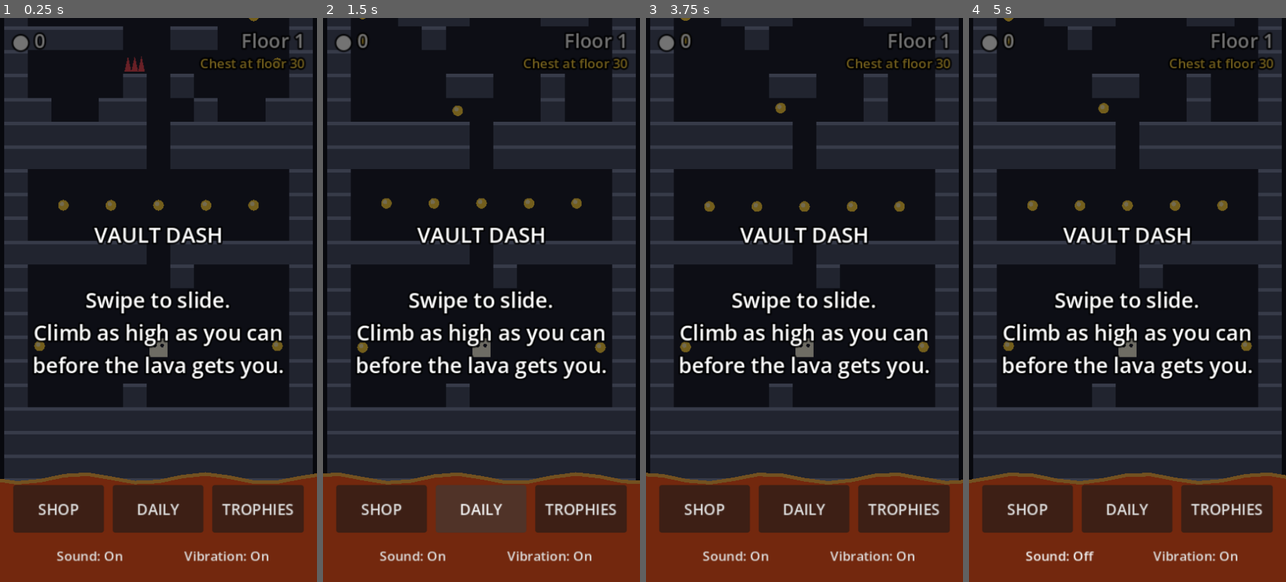
Above: before the commit, frames 1-4 (left to right).
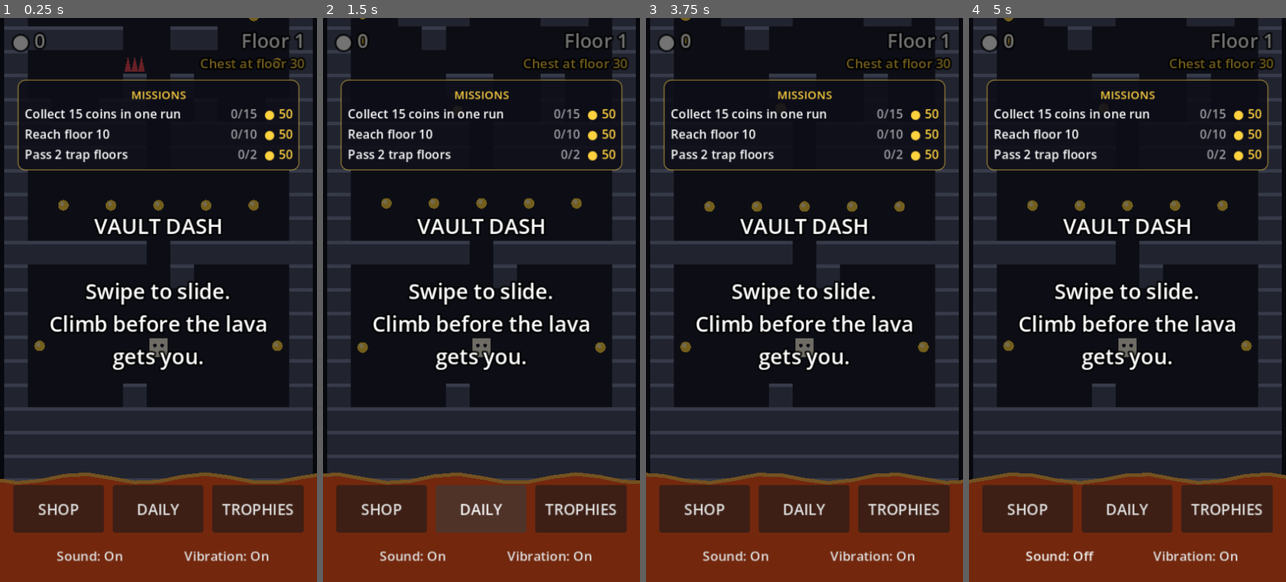
Above: after the commit, the same moments.

Repository: erelcaferm/vault-dash
Game: Godot game, scene res://scenes/main.tscn
Same seed, same stepped clock (60 frames per second), same inputs: the game is played once before the commit and once after it.
Inputs:
- Up to frame 1 (0.25 s): no input
- Up to frame 2 (1.5 s): click "DAILY" at 0.5 s; click "ENDLESS" at 1.25 s
- Up to frame 3 (3.75 s): click "SHOP" at 2 s; click "TROPHIES" at 2.75 s; click "Vibration: On" at 3.5 s
- Up to frame 4 (5 s): click "Sound: On" at 4.25 s

The runs differ from the first frame. In frame 1, 8.7% of the frame differs, in the area x 5-95%, y 10-64%; in frame 2, 8.6%; in frame 3, 8.6%; in frame 4, 8.6%.

Commit message:
Add missions: three rotating goals that pay coins and grow over time
Also tidies the menu text so it fits under the missions panel, and hides
the revive button once a new run's menu shows.

Co-Authored-By: Claude Opus 5.5 (1M context) <noreply@anthropic.com>
Claude-Session: https://claude.ai/code/session_012HmKL1m49VtDJvmPDdVVsr

Diff:
--- a/scripts/achievements.gd
+++ b/scripts/achievements.gd
@@ -41,6 +41,9 @@
 	{"id": "daily_goal", "name": "Goal Getter", "desc": "Hit the daily goal 10 times", "stat": "daily_goals", "goal": 10, "item": ["trail", "gold_dust"]},
 	{"id": "week_streak", "name": "On a Roll", "desc": "Play the Daily Climb 7 days in a row", "stat": "daily_streak", "goal": 7, "item": ["hero", "sunrise"]},
 	{"id": "devoted", "name": "Devoted", "desc": "Play the Daily Climb on 30 days", "stat": "daily_days", "goal": 30, "coins": 300},
+	# Missions
+	{"id": "busy_bee", "name": "Busy Bee", "desc": "Finish 10 missions", "stat": "missions_done", "goal": 10, "coins": 100},
+	{"id": "mission_master", "name": "Mission Master", "desc": "Finish 50 missions", "stat": "missions_done", "goal": 50, "coins": 400},
 	# Collecting
 	{"id": "fashionista", "name": "Fashionista", "desc": "Own 5 hero colours", "stat": "heroes_owned", "goal": 5, "coins": 100},
 ]
--- a/scripts/main.gd
+++ b/scripts/main.gd
@@ -11,6 +11,7 @@
 const Achievements := preload("res://scripts/achievements.gd")
 const AchievementsScreen := preload("res://scripts/achievements_screen.gd")
 const Sfx := preload("res://scripts/sfx.gd")
+const Missions := preload("res://scripts/missions.gd")
 
 const TILE := 27
 const SLIDE_SPEED := 24.0        # tiles per second while sliding
@@ -139,6 +140,10 @@
 var best_at_start := 0           # best floor before this run, for the "New best!" moment
 var new_best_shown := false
 var idle_time := 0.0             # seconds standing still, for the new-player hints
+var missions: Array = []         # saved; the active missions, see missions.gd
+var mission_rng := RandomNumberGenerator.new()
+var missions_panel: PanelContainer
+var missions_rows: VBoxContainer
 var marker_floor := 0            # the best to beat, drawn as a line on the tower
 ## For tests: pretends today is this date ("YYYY-MM-DD").
 var test_today := ""
@@ -148,6 +153,8 @@
 	sfx = Sfx.new()
 	add_child(sfx)
 	_load_save()
+	mission_rng.randomize()
+	_fill_missions()
 	camera = Camera2D.new()
 	camera.position_smoothing_enabled = true
 	camera.position_smoothing_speed = 8.0
@@ -204,8 +211,8 @@
 		return
 	var best := ""
 	if best_floor > 0:
-		best = "\n\nBest floor: %d\nCoins banked: %d" % [best_floor, total_coins]
-	_show_message("VAULT DASH\n\nSwipe to slide.\nClimb as high as you can\nbefore the lava gets you.%s" % best)
+		best = "\n\nBest floor %d   ● %d" % [best_floor, total_coins]
+	_show_message("VAULT DASH\n\nSwipe to slide.\nClimb before the lava\ngets you.%s" % best)
 
 
 # --- Game loop -------------------------------------------------------------
@@ -267,6 +274,7 @@
 		tower.set_tile(cell, TowerScript.EMPTY)
 		run_coins += 1
 		add_stat("coins_collected")
+		report_run("run_coins", run_coins)
 		sfx.play("coin", randf_range(0.97, 1.06))
 		bursts.append({"pos": _tile_center(cell), "t": 0.0, "color": COIN_COLOR})
 		_update_hud()
@@ -335,6 +343,9 @@
 				add_stat("trap_floors")
 				add_trap_meter(passed, meter_rng.randf_range(TRAP_METER_MIN, TRAP_METER_MAX))
 		run_floor = f
+		report_run("run_floor", f)
+		if daily_mode:
+			report_run("daily_floor", f)
 		if f > best_floor:
 			best_floor = f
 			check_achievements()
@@ -523,6 +534,7 @@
 	match state:
 		State.READY:
 			state = State.PLAYING
+			_start_mission_run()
 			add_stat("runs")
 			if daily_mode:
 				_start_daily_run()
@@ -596,9 +608,31 @@
 	message_label = _make_label(hud, 24, HORIZONTAL_ALIGNMENT_CENTER)
 	message_label.set_anchors_and_offsets_preset(Control.PRESET_FULL_RECT)
 	message_label.offset_left = 24
+	# Leave room for the missions panel above and the buttons below.
+	message_label.offset_top = 150
+	message_label.offset_bottom = -170
 	message_label.offset_right = -24
 	message_label.vertical_alignment = VERTICAL_ALIGNMENT_CENTER
 	message_label.autowrap_mode = TextServer.AUTOWRAP_WORD_SMART
+	missions_panel = PanelContainer.new()
+	var missions_style := StyleBoxFlat.new()
+	missions_style.bg_color = Color(0.05, 0.05, 0.09, 0.85)
+	missions_style.border_color = Color(1, 0.82, 0.25, 0.5)
+	missions_style.set_border_width_all(1)
+	missions_style.set_corner_radius_all(8)
+	missions_style.set_content_margin_all(8)
+	missions_panel.add_theme_stylebox_override("panel", missions_style)
+	missions_panel.set_anchors_preset(Control.PRESET_CENTER_TOP)
+	missions_panel.offset_left = -160
+	missions_panel.offset_right = 160
+	missions_panel.offset_top = 70
+	missions_panel.mouse_filter = Control.MOUSE_FILTER_IGNORE
+	hud.add_child(missions_panel)
+	missions_rows = VBoxContainer.new()
+	missions_rows.add_theme_constant_override("separation", 3)
+	missions_rows.mouse_filter = Control.MOUSE_FILTER_IGNORE
+	missions_panel.add_child(missions_rows)
+	_update_missions_label()
 	toast_label = _make_label(hud, 28, HORIZONTAL_ALIGNMENT_CENTER)
 	toast_label.set_anchors_and_offsets_preset(Control.PRESET_TOP_WIDE)
 	toast_label.offset_top = 70
@@ -736,6 +770,8 @@
 
 func _show_message(text: String) -> void:
 	pause_button.visible = false
+	missions_panel.visible = state != State.PAUSED
+	revive_button.visible = false
 	message_label.text = text
 	message_label.visible = true
 	message_backdrop.visible = true
@@ -745,6 +781,7 @@
 
 func _hide_message() -> void:
 	pause_button.visible = state == State.PLAYING
+	missions_panel.visible = false
 	message_label.visible = false
 	message_backdrop.visible = false
 	menu_bar.visible = false
@@ -804,6 +841,90 @@
 func add_stat(id: String, amount := 1) -> void:
 	stats[id] = stats.get(id, 0) + amount
 	check_achievements()
+	check_missions()
+
+
+# --- Missions --------------------------------------------------------------
+
+## Tops the list back up to Missions.ACTIVE, each from a different template.
+func _fill_missions() -> void:
+	while missions.size() < Missions.ACTIVE:
+		missions.append(Missions.make(mission_rng, stat("missions_done"), _mission_ids(), stat))
+
+
+func _mission_ids() -> Array:
+	return missions.map(func(m): return m.id)
+
+
+## Reports a within-one-run value (run_coins, run_floor or daily_floor).
+func report_run(key: String, value: int) -> void:
+	for m in missions:
+		if Missions.find(m.id).get("run", "") == key:
+			m.progress = maxi(m.progress, value)
+	check_missions()
+
+
+## Pays out finished missions and swaps each for a new one.
+func check_missions() -> void:
+	var done := false
+	for i in missions.size():
+		var m: Dictionary = missions[i]
+		var t := Missions.find(m.id)
+		if t.is_empty():
+			missions[i] = {}
+			continue
+		if t.has("stat"):
+			m.progress = stat(t.stat) - m.start
+		if m.progress < m.goal:
+			continue
+		total_coins += m.reward
+		banner_queue.append("MISSION DONE\n%s\n+%d coins" % [Missions.describe(m), m.reward])
+		stats["missions_done"] = stats.get("missions_done", 0) + 1
+		missions[i] = {}
+		done = true
+	missions = missions.filter(func(m): return not m.is_empty())
+	if done or missions.size() < Missions.ACTIVE:
+		_fill_missions()
+		check_achievements()
+		_save()
+	_update_missions_label()
+
+
+## Within-one-run missions start from 0 each run.
+func _start_mission_run() -> void:
+	for m in missions:
+		if Missions.find(m.id).has("run"):
+			m.progress = 0
+
+
+func _update_missions_label() -> void:
+	if missions_rows == null:
+		return
+	for c in missions_rows.get_children():
+		missions_rows.remove_child(c)
+		c.queue_free()
+	var title := _plain_label("MISSIONS", 13, Color("ffd23f"))
+	title.horizontal_alignment = HORIZONTAL_ALIGNMENT_CENTER
+	missions_rows.add_child(title)
+	for m in missions:
+		var row := HBoxContainer.new()
+		row.add_theme_constant_override("separation", 8)
+		var what := _plain_label(Missions.describe(m), 14, Color.WHITE)
+		what.size_flags_horizontal = Control.SIZE_EXPAND_FILL
+		what.autowrap_mode = TextServer.AUTOWRAP_WORD_SMART
+		row.add_child(what)
+		row.add_child(_plain_label("%d/%d" % [mini(m.progress, m.goal), m.goal], 14, Color(1, 1, 1, 0.6)))
+		row.add_child(_plain_label("● %d" % m.reward, 14, Color("ffd23f")))
+		missions_rows.add_child(row)
+
+
+func _plain_label(text: String, size: int, color: Color) -> Label:
+	var label := Label.new()
+	label.text = text
+	label.add_theme_font_size_override("font_size", size)
+	label.add_theme_color_override("font_color", color)
+	label.mouse_filter = Control.MOUSE_FILTER_IGNORE
+	return label
 
 
 func check_achievements() -> void:
@@ -1019,6 +1140,7 @@
 		equipped_hero = cfg.get_value("shop", "hero", "white")
 		equipped_wall = cfg.get_value("shop", "wall", "rubble")
 		equipped_trail = cfg.get_value("shop", "trail", "afterimage")
+		missions = cfg.get_value("missions", "active", [])
 
 
 func _save() -> void:
@@ -1030,6 +1152,7 @@
 	cfg.set_value("shop", "hero", equipped_hero)
 	cfg.set_value("shop", "wall", equipped_wall)
 	cfg.set_value("shop", "trail", equipped_trail)
+	cfg.set_value("missions", "active", missions)
 	cfg.set_value("secret", "meter", trap_meter)
 	cfg.set_value("secret", "chest_owed", bonus_chest_owed)
 	cfg.set_value("achievements", "unlocked", unlocked)
--- /dev/null
+++ b/scripts/missions.gd
@@ -0,0 +1,55 @@
+extends RefCounted
+## Missions: three goals on the menu at a time, each paying coins. A finished
+## mission is swapped for a new one straight away, and they get bigger (and
+## pay more) the more you finish.
+##
+## A mission either counts up across runs from an achievement stat ("stat"),
+## or needs a value reached within one run ("run"): run_coins, run_floor or
+## daily_floor, which main.gd reports as they change.
+
+const ACTIVE := 3
+## Every this-many missions finished, new ones go up a tier.
+const MISSIONS_PER_TIER := 3
+const MAX_TIER := 10
+
+const TEMPLATES := [
+	{"id": "coins_run", "text": "Collect %d coins in one run", "run": "run_coins", "base": 15, "step": 8},
+	{"id": "floor_run", "text": "Reach floor %d", "run": "run_floor", "base": 10, "step": 6},
+	{"id": "daily_floor", "text": "Reach floor %d in the Daily Climb", "run": "daily_floor", "base": 8, "step": 4},
+	{"id": "walls", "text": "Break %d cracked walls", "stat": "walls_broken", "base": 10, "step": 8},
+	{"id": "traps", "text": "Pass %d trap floors", "stat": "trap_floors", "base": 2, "step": 2},
+	{"id": "chests", "text": "Open %d chests", "one": "Open a chest", "stat": "chests_opened", "base": 1, "step": 0.5},
+	{"id": "coins_total", "text": "Collect %d coins", "stat": "coins_collected", "base": 50, "step": 40},
+]
+
+
+static func find(id: String) -> Dictionary:
+	for t in TEMPLATES:
+		if t.id == id:
+			return t
+	return {}
+
+
+static func tier(missions_done: int) -> int:
+	return mini(missions_done / MISSIONS_PER_TIER, MAX_TIER)
+
+
+## A new mission from a template not in `exclude` (ids already active).
+## Returns {id, goal, reward, progress, start}; `start` is the stat's value
+## when the mission began, so only progress made after that counts.
+static func make(rng: RandomNumberGenerator, missions_done: int, exclude: Array, stat_value: Callable) -> Dictionary:
+	var choices := TEMPLATES.filter(func(t): return not exclude.has(t.id))
+	var t: Dictionary = choices[rng.randi_range(0, choices.size() - 1)]
+	var level := tier(missions_done)
+	var goal := maxi(1, int(t.base + t.step * level))
+	var start := 0
+	if t.has("stat"):
+		start = stat_value.call(t.stat)
+	return {"id": t.id, "goal": goal, "reward": snappedi(50 + 15 * level, 5), "progress": 0, "start": start}
+
+
+static func describe(m: Dictionary) -> String:
+	var t := find(m.id)
+	if m.goal == 1 and t.has("one"):
+		return t.one
+	return t.text % m.goal
--- a/tests/test_daily.gd
+++ b/tests/test_daily.gd
@@ -36,6 +36,9 @@
 	for a in Achievements.LIST:
 		if not game.unlocked.has(a.id) and a.stat != "daily_streak":
 			game.unlocked.append(a.id)
+	# ...and park the missions on goals out of reach.
+	for m in game.missions:
+		m.goal = 99999
 	var coins_before: int = game.total_coins
 	_reach_floor(game, 14)
 	_expect(not game.daily_claimed, "floor 14 isn't the daily goal")
--- /dev/null
+++ b/tests/test_missions.gd
@@ -0,0 +1,95 @@
+extends SceneTree
+## Checks missions: three at a time, progress, payout, replacement and saving.
+## Run: godot --headless --path . --script res://tests/test_missions.gd
+
+const Missions := preload("res://scripts/missions.gd")
+const SAVE := "user://test_missions_save.cfg"
+
+var failures := 0
+
+
+func _initialize() -> void:
+	DirAccess.remove_absolute(ProjectSettings.globalize_path(SAVE))
+	var game = _new_game()
+	await process_frame
+	_expect(game.missions.size() == Missions.ACTIVE, "there are always %d missions" % Missions.ACTIVE)
+	var ids: Array = game._mission_ids()
+	_expect(ids.size() == _unique(ids).size(), "active missions are all different")
+
+	# A cumulative mission only counts progress made after it started.
+	game.add_stat("walls_broken", 500)
+	game.missions = [Missions.make(game.mission_rng, 0, ["coins_run", "floor_run", "daily_floor", "traps", "chests", "coins_total"], game.stat)]
+	game._fill_missions()
+	var walls: Dictionary = game.missions[0]
+	_expect(walls.id == "walls" and walls.goal == 10 and walls.start == 500, "a new mission starts from the current count")
+	game.total_coins = 0
+	var done_before: int = game.stat("missions_done")
+	game.add_stat("walls_broken", 9)
+	_expect(walls.progress == 9 and game.missions[0] == walls, "progress counts up")
+	game.add_stat("walls_broken")
+	_expect(game.total_coins == walls.reward, "a finished mission pays its reward")
+	_expect(game.stat("missions_done") == done_before + 1 and game.missions.size() == Missions.ACTIVE, "a finished mission is replaced")
+	_expect(not game._mission_ids().has("walls") or game.missions[0] != walls, "the finished mission is gone")
+
+	# A one-run mission resets each run.
+	game.missions = [{"id": "coins_run", "goal": 20, "reward": 50, "progress": 0, "start": 0}]
+	game._fill_missions()
+	game._on_swipe(Vector2i.UP)
+	game.report_run("run_coins", 15)
+	_expect(game.missions[0].progress == 15, "one-run progress is tracked")
+	game._die("Test on floor %d", "lava")
+	game.reset()
+	game._on_swipe(Vector2i.UP)
+	_expect(game.missions[0].progress == 0, "one-run progress starts again each run")
+	var before: int = game.total_coins
+	game.report_run("run_coins", 20)
+	_expect(game.total_coins == before + 50 and game.missions[0].id != "coins_run", "reaching the goal in one run pays")
+
+	# Missions grow with the number finished.
+	var easy := Missions.make(game.mission_rng, 0, [], func(_s): return 0)
+	var t := Missions.find(easy.id)
+	var hard := Missions.make(game.mission_rng, 30, _others(easy.id), func(_s): return 0)
+	_expect(hard.goal > easy.goal and hard.reward > easy.reward, "later missions are bigger and pay more")
+	_expect(t.has("text"), "missions have text")
+	var saved: Array = game.missions.duplicate(true)
+	game._save()
+	game.queue_free()
+
+	var again = _new_game()
+	await process_frame
+	_expect(again.missions == saved, "missions survive a restart")
+	DirAccess.remove_absolute(ProjectSettings.globalize_path(SAVE))
+
+	if failures == 0:
+		print("PASS: missions track, pay, refill and save")
+	quit(1 if failures > 0 else 0)
+
+
+func _others(id: String) -> Array:
+	var out: Array = []
+	for t in Missions.TEMPLATES:
+		if t.id != id:
+			out.append(t.id)
+	return out
+
+
+func _unique(a: Array) -> Array:
+	var out: Array = []
+	for x in a:
+		if not out.has(x):
+			out.append(x)
+	return out
+
+
+func _new_game():
+	var game = load("res://scenes/main.tscn").instantiate()
+	game.save_path = SAVE
+	game.test_seed = 3
+	root.add_child(game)
+	return game
+
+
+func _expect(ok: bool, what: String) -> void:
+	if not ok:
+		printerr("FAIL: ", what)
+		failures += 1
Not shown, added: scripts/missions.gd.uid
Not shown, added: tests/test_missions.gd.uid
